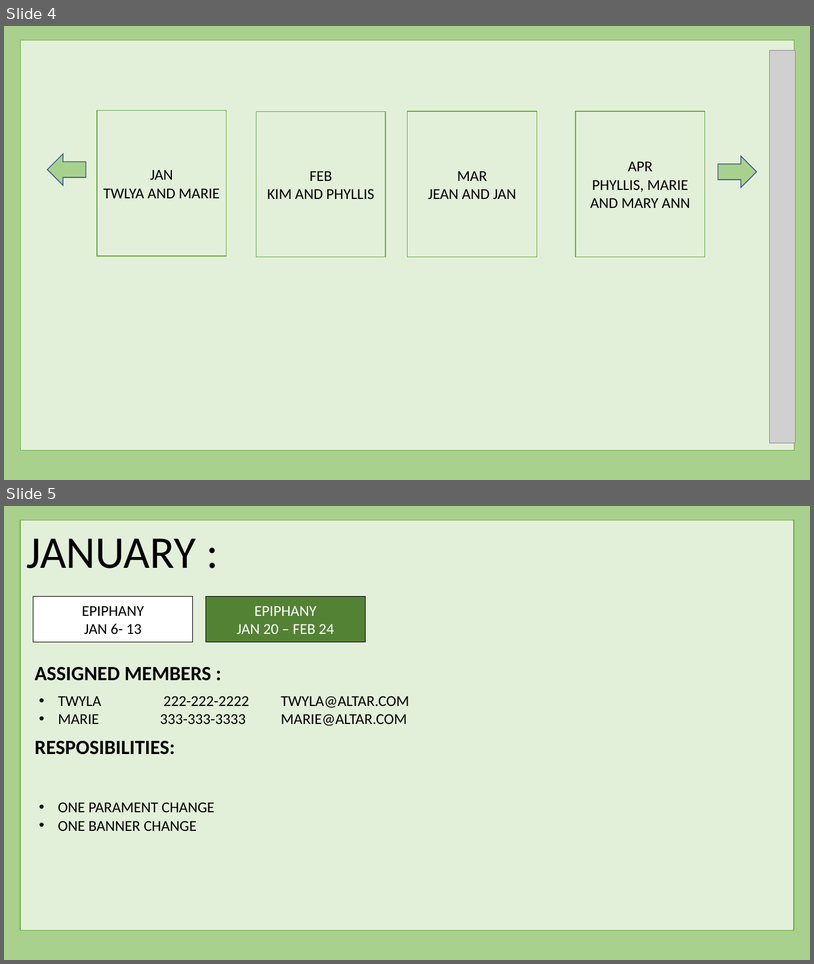
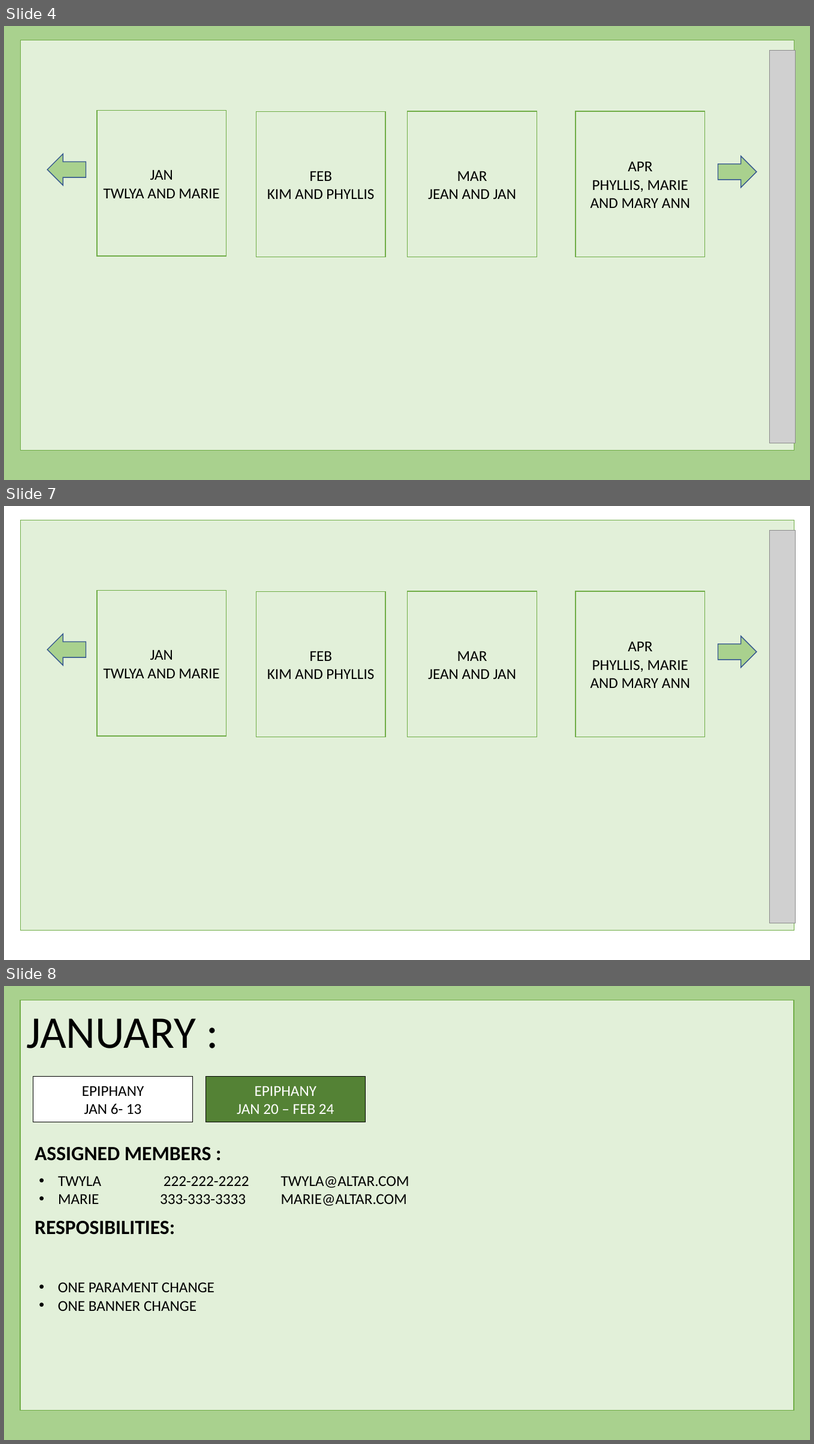
Before and after one commit to harishvavilala/Betterhappo, a slide deck: Powerpoints/BannerManagment.pptx. Shown one above the other, each under a label of ours: slides 4 and 5 before the commit, slides 4, 7 and 8 after it; the slides between them are not shown. The pictures are 814x964 and 814x1444 pixels, drawn with LibreOffice and Linux fonts; fonts in the diff are those of the drawing; grey boxes stand for pictures. Boxes give left, top, right and bottom in pixels: in the first picture for what was removed or moved away, otherwise in the second. Text is boxed around its words. In the diff, an @@ line names an element or a change of style, - is before the commit and + after.

```diff
--- a/Powerpoints/BannerManagment.pptx
+++ b/Powerpoints/BannerManagment.pptx
@@ slide 7 added at <box>4,506,810,960</box>, background #FFFFFF @@
@@ rectangle added at <box>21,520,795,930</box>, fill #E2F0D9, outline #70AD47 1 pt @@
@@ picture added at <box>770,531,797,924</box> @@
@@ rectangle added at <box>97,591,227,736</box>, fill #E2F0D9, outline #70AD47 1 pt, 18 pt, text #000000 @@
+JAN
+TWLYA AND MARIE
@@ rectangle added at <box>256,591,386,736</box>, fill #E2F0D9, outline #70AD47 1 pt, 18 pt, text #000000 @@
+FEB
+KIM AND PHYLLIS
@@ rectangle added at <box>408,591,537,736</box>, fill #E2F0D9, outline #70AD47 1 pt, 18 pt, text #000000 @@
+MAR
+JEAN AND JAN
@@ rectangle added at <box>576,591,705,736</box>, fill #E2F0D9, outline #70AD47 1 pt, 18 pt, text #000000 @@
+APR
+PHYLLIS, MARIE AND MARY ANN
@@ right arrow added at <box>48,634,86,665</box>, fill #A9D18E, outline #325491 1 pt @@
@@ right arrow added at <box>719,636,757,667</box>, fill #A9D18E, outline #325491 1 pt @@
@@ what was slide 5 is now slide 8 @@
```
Also in this commit, not shown: 1 other slide added.
